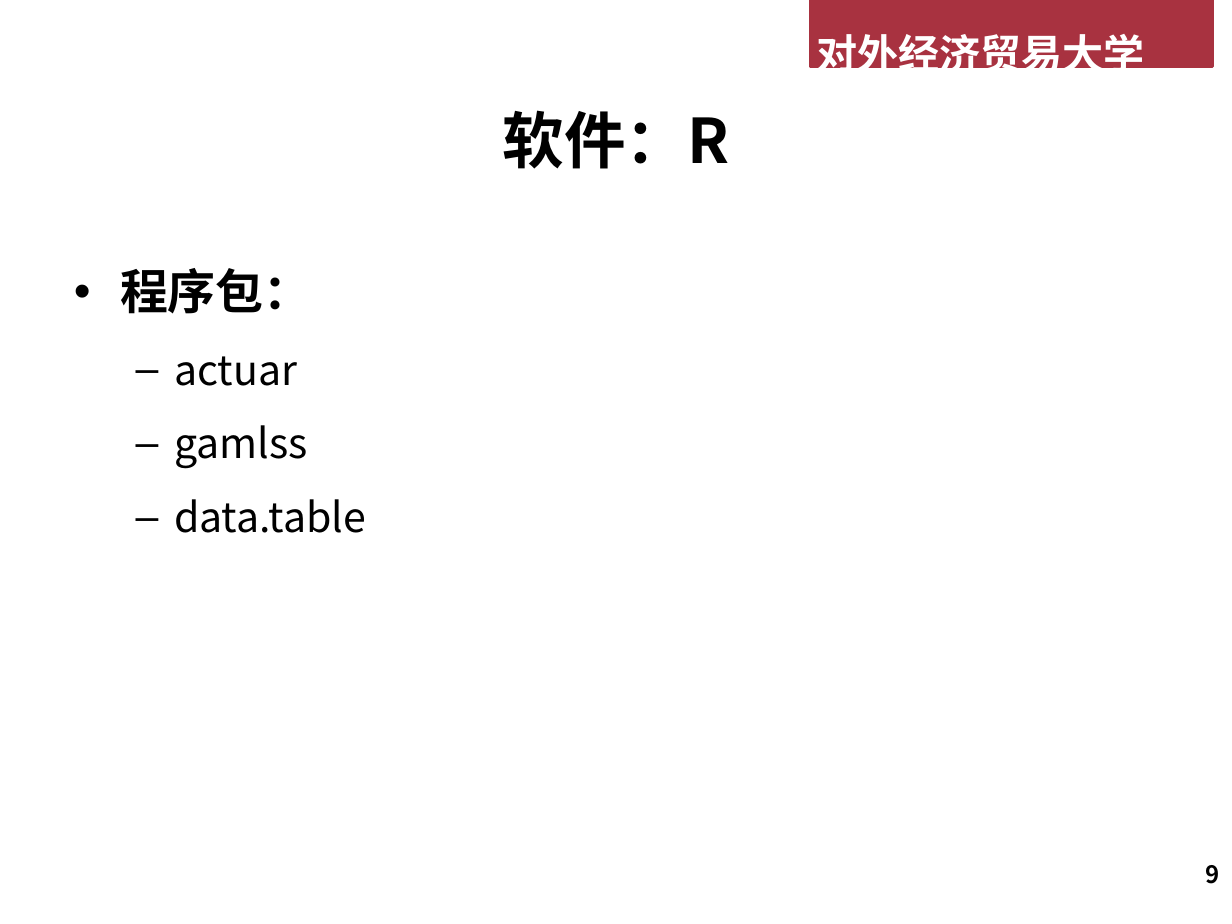
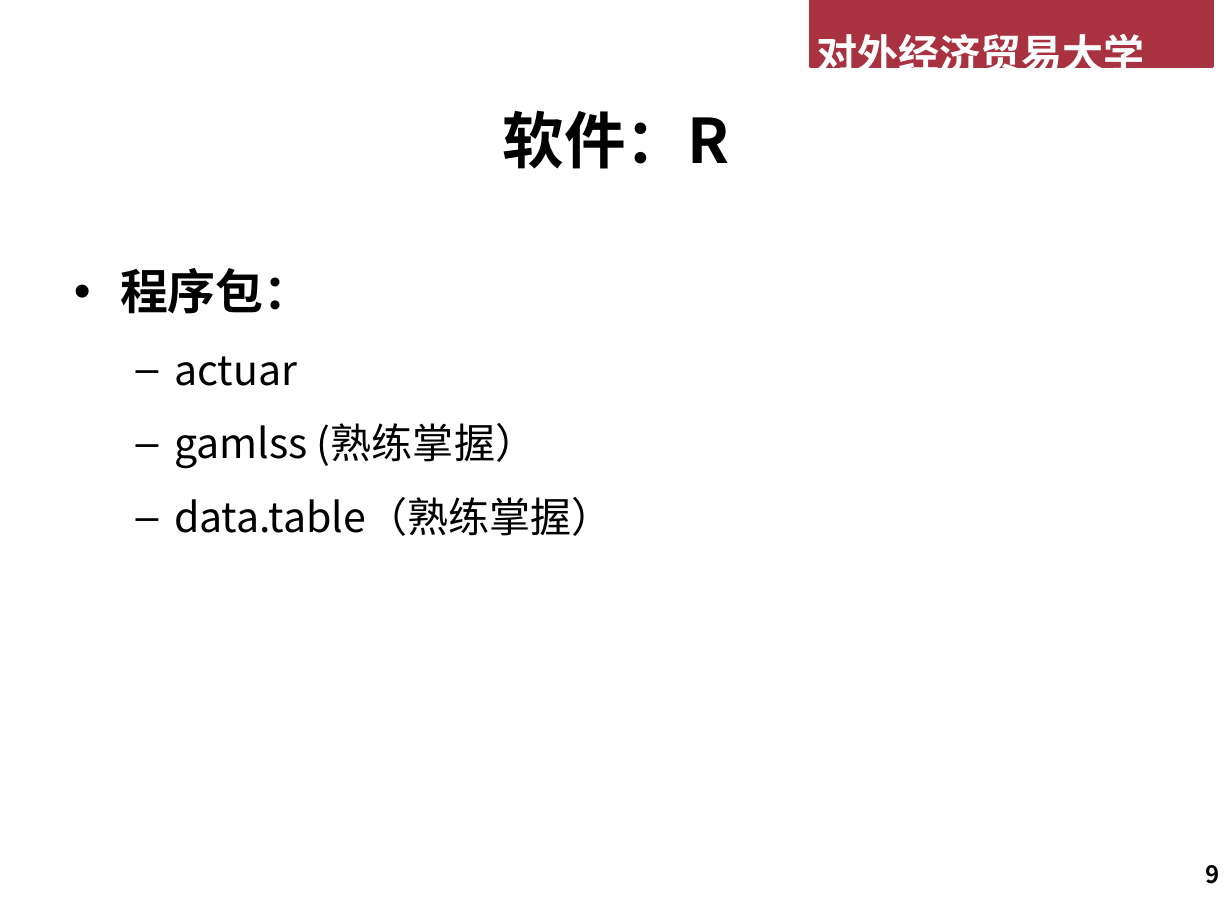
Before and after one commit to lizhengxiao/Non-life-Insurance-Ratemaking, a slide deck: slide 9 of Lectures/01 课程简介.pptx. Drawn at 1232x924 pixels with LibreOffice and Linux fonts; fonts in the diff are those of the drawing; background and template pictures are left out. Boxes give left, top, right and bottom in pixels: in the first picture for what was removed or moved away, otherwise in the second. Text is boxed around its words. In the diff, an @@ line names an element or a change of style, - is before the commit and + after.

```diff
--- a/Lectures/01 课程简介.pptx
+++ b/Lectures/01 课程简介.pptx
@@ text at (174,423,613,536): text changed @@
-  – gamlss
-  – data.table
+  – gamlss (熟练掌握）
+  – data.table（熟练掌握）
```
Also in this commit, not shown: 5 other slides changed, 8 other files.
